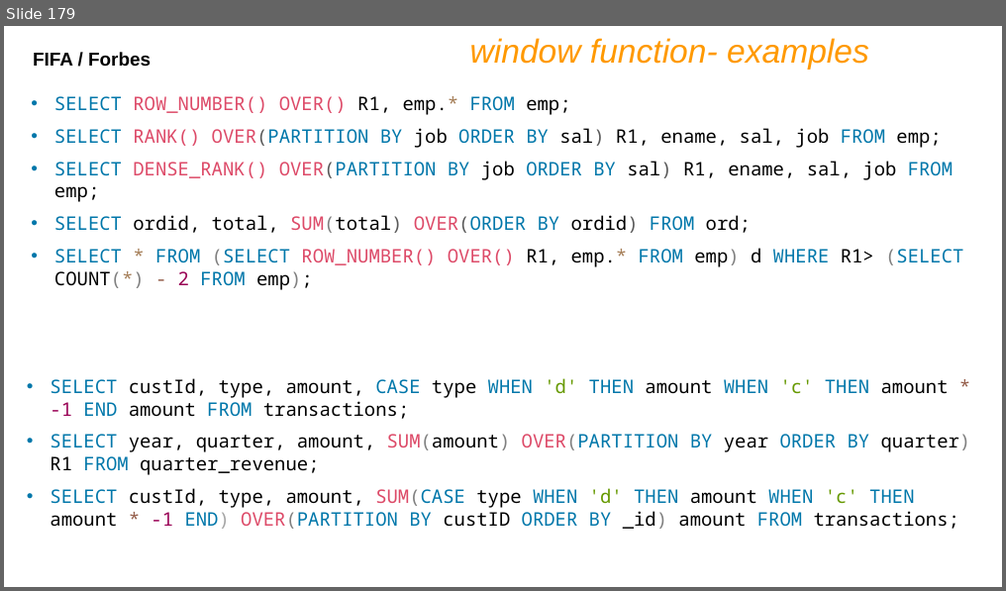
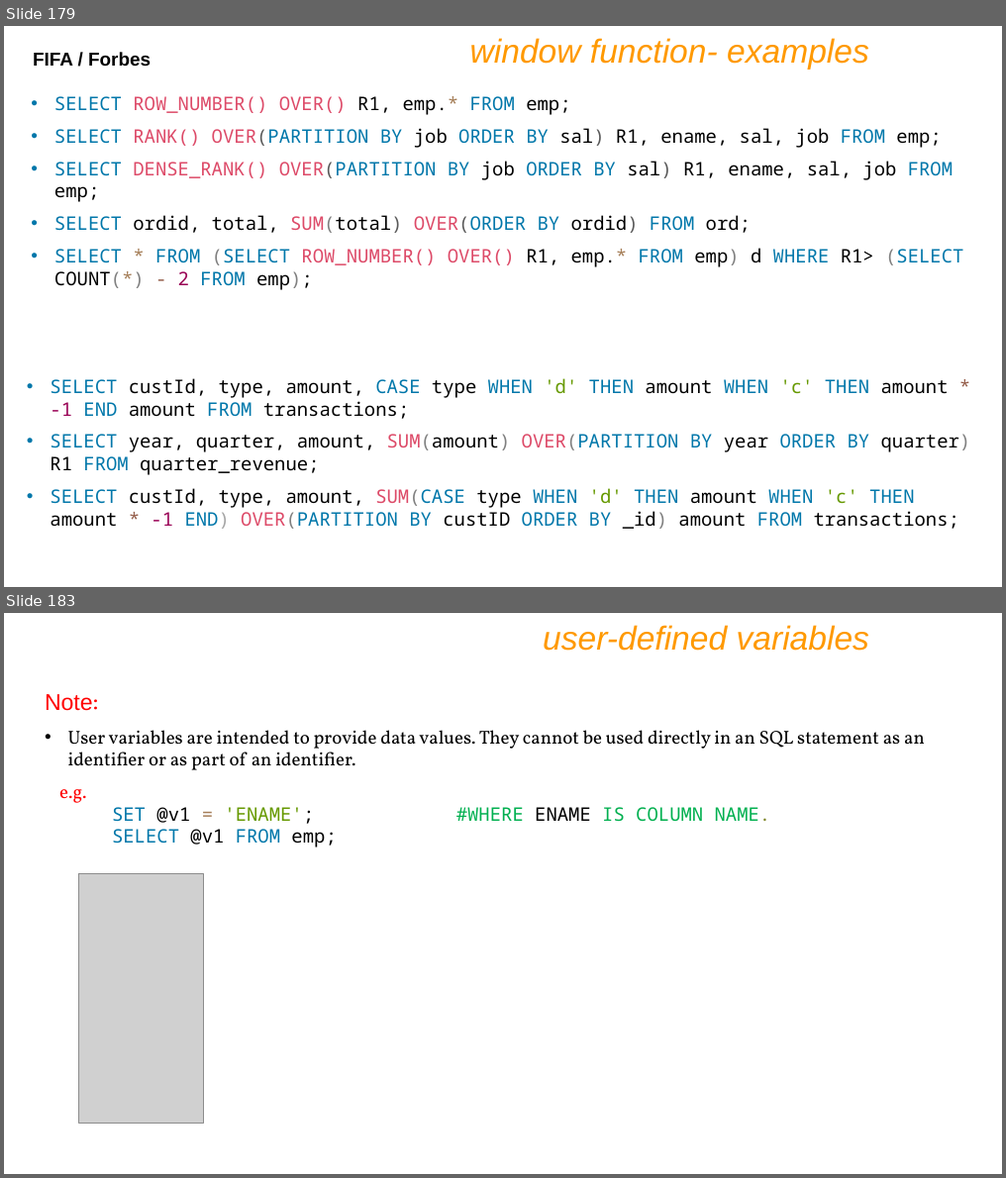
Before and after one commit to shubhamlokhande2147/CDAC-Buddy, a slide deck: DBT/IET MySQL PPT Ver9.pptx. Shown one above the other, each under a label of ours: slide 179 before the commit, slides 179 and 183 after it; the slides between them are not shown. The pictures are 1006x591 and 1006x1178 pixels, drawn with LibreOffice and Linux fonts; fonts in the diff are those of the drawing; grey boxes stand for pictures. Boxes give left, top, right and bottom in pixels: in the first picture for what was removed or moved away, otherwise in the second. Text is boxed around its words. In the diff, an @@ line names an element or a change of style, - is before the commit and + after.

```diff
--- a/DBT/IET MySQL PPT Ver9.pptx
+++ b/DBT/IET MySQL PPT Ver9.pptx
@@ slide 183 added at bbox=[4, 613, 1002, 1174], background #FFFFFF @@
@@ text added at bbox=[543, 625, 869, 651], 32 pt, text #FF9900, italic @@
+user-defined variables
@@ text added at bbox=[45, 694, 925, 824], 18 pt, text #000000 @@
+Note:
+• User variables are intended to provide data values. They cannot be used directly in an SQL statement as an identifier or as part of an identifier.
+e.g.
+SET @v1 = 'ENAME'; #WHERE ENAME IS COLUMN NAME.
+SELECT @v1 FROM emp;
@@ picture added at bbox=[79, 873, 204, 1123] @@
```
Also in this commit, not shown: 13 slides changed, 51 other slides added, 1 other file.
